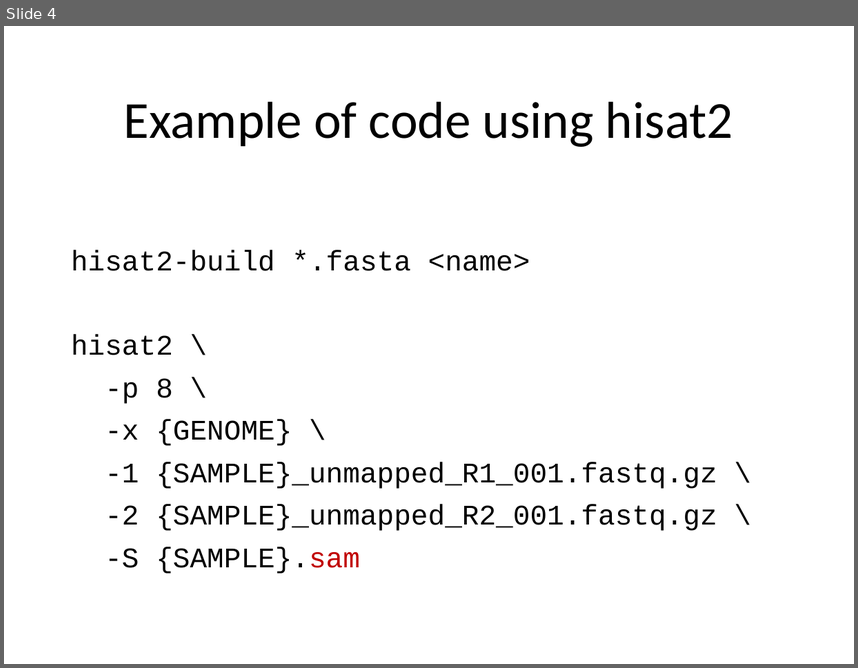
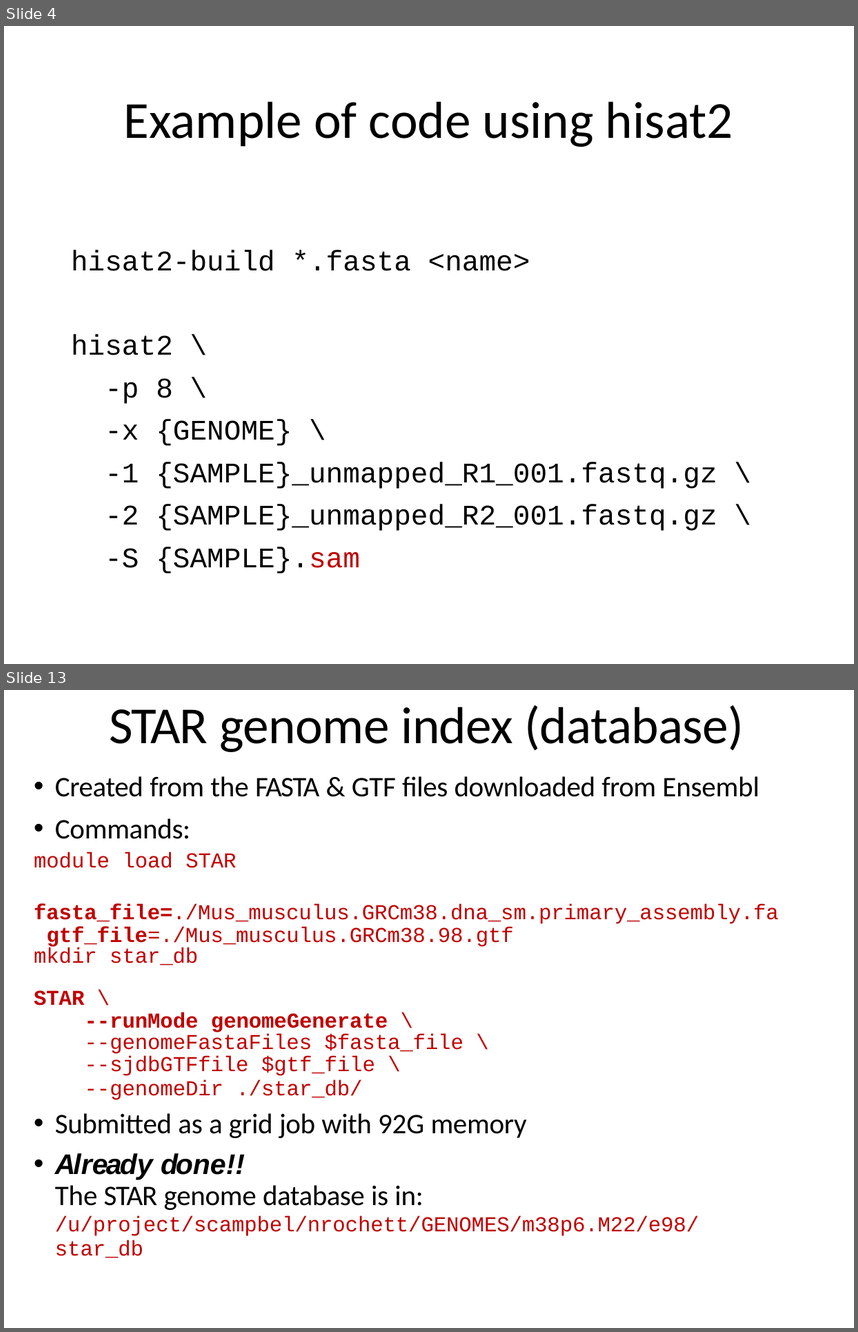
Before and after one commit to PRodriguez19/Intro-to-rnaseq, a slide deck: lectures/Lecture9-MMG232.pptx. Shown one above the other, each under a label of ours: slide 4 before the commit, slides 4 and 13 after it; the slides between them are not shown. The pictures are 858x668 and 858x1332 pixels, drawn with LibreOffice and Linux fonts; fonts in the diff are those of the drawing. Boxes give left, top, right and bottom in pixels: in the first picture for what was removed or moved away, otherwise in the second. Text is boxed around its words. In the diff, an @@ line names an element or a change of style, - is before the commit and + after.

```diff
--- a/lectures/Lecture9-MMG232.pptx
+++ b/lectures/Lecture9-MMG232.pptx
@@ slide 13 added at [4,690,854,1328], background #FFFFFF @@
@@ title added at [110,705,744,752], 44 pt, text #000000 @@
+STAR genome index (database)
@@ text added at [34,776,779,1236], 18 pt, text #C00000 @@
+• Created from the FASTA & GTF files downloaded from Ensembl
+• Commands:
+module load STAR
+fasta_file=./Mus_musculus.GRCm38.dna_sm.primary_assembly.fa gtf_file=./Mus_musculus.GRCm38.98.gtf
+mkdir star_db
+STAR \
+--runMode genomeGenerate \
+--genomeFastaFiles $fasta_file \
+--sjdbGTFfile $gtf_file \
+--genomeDir ./star_db/
+• Submitted as a grid job with 92G memory
+• Already done!!
+The STAR genome database is in:
+/u/project/scampbel/nrochett/GENOMES/m38p6.M22/e98/star_db
```
Also in this commit, not shown: 10 other slides added, 2 other files.
